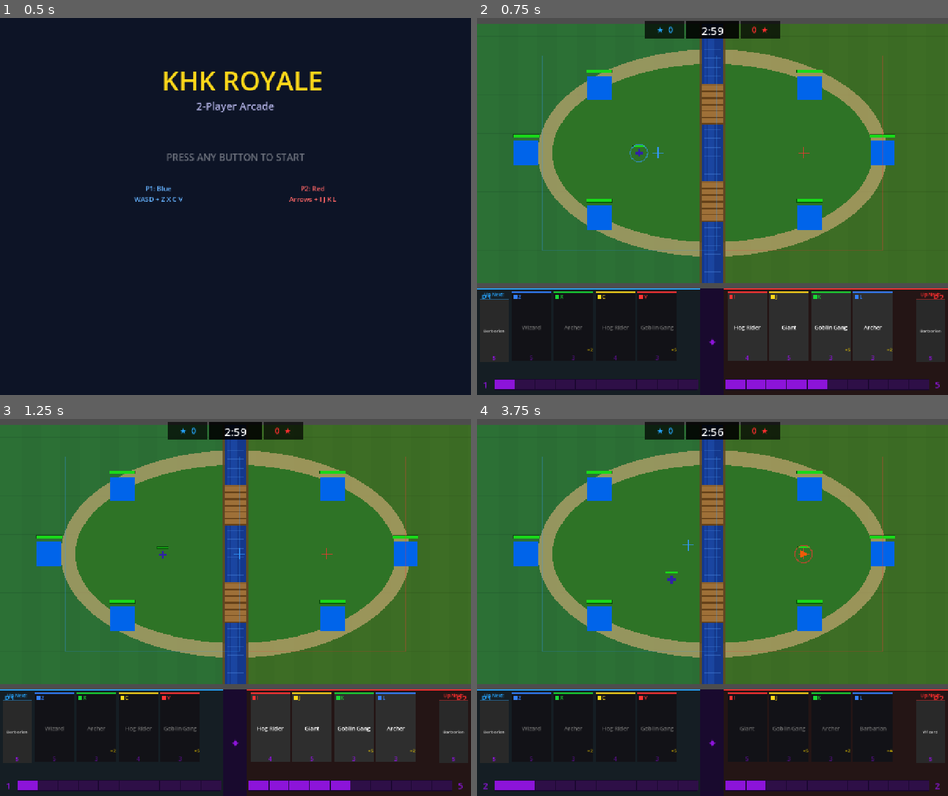
Above: before the commit, frames 1-4 (two rows, left to right).
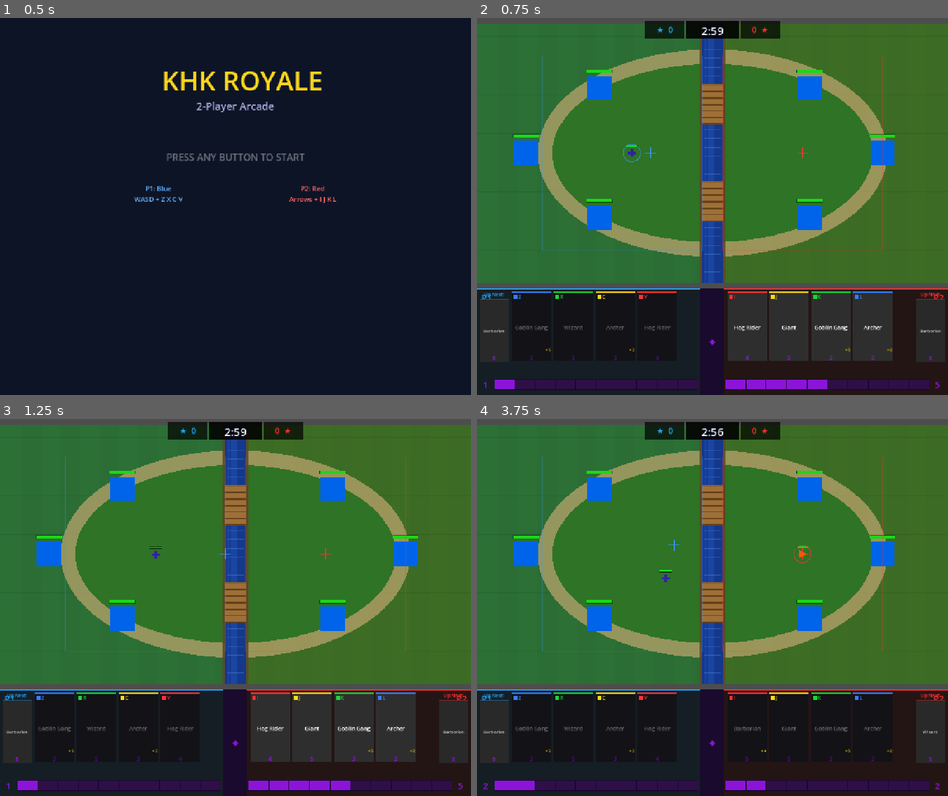
Above: after the commit, the same moments.

Repository: michaelcortese/khk-expo-2026
Game: Godot game, scene res://main_menu.tscn
Same seed, same stepped clock (60 frames per second), same inputs: the game is played once before the commit and once after it.
Inputs:
- Up to frame 1 (0.5 s): no input
- Up to frame 2 (0.75 s): tap Enter at 0.5 s; hold D from 0.53 s (still down); tap Z at 0.6 s
- Up to frame 3 (1.25 s): keep holding D
- Up to frame 4 (3.75 s): tap Space at 1.25 s; release D at 1.28 s; hold S 1.28-2.03 s; tap X at 1.35 s; hold D 2.03-2.78 s; tap C at 2.1 s; tap Enter at 2.75 s; hold W 2.78-3.53 s; tap V at 2.85 s; hold A from 3.53 s (still down); tap I at 3.6 s

Frame 1 is identical in both runs. In frame 2, 0.6% of the frame differs, in the area x 8-71%, y 10-91%; in frame 3, 0.6%; in frame 4, 0.8%, in the area x 8-89%, y 10-91%.

Commit message:
Added sounds

Diff:
--- /dev/null
+++ b/scripts/audio_manager.gd
@@ -0,0 +1,304 @@
+extends Node
+# Procedurally synthesised audio — no external files, no licensing concerns.
+# All sounds are generated as AudioStreamWAV objects at startup.
+# Access via: get_tree().get_first_node_in_group("audio_manager")
+
+const RATE := 22050   # Hz — half of CD quality, still sounds fine for SFX
+
+var _sfx:    Dictionary = {}          # name → AudioStreamWAV
+var _pool:   Array[AudioStreamPlayer] = []
+var _pool_i: int = 0
+var _music:  AudioStreamPlayer
+
+func _ready() -> void:
+	add_to_group("audio_manager")
+	_build_sfx()
+	_build_pool()
+	_start_music()
+
+# ── Public API ────────────────────────────────────────────────────────────────
+
+func play(name: String, vol_db: float = 0.0) -> void:
+	if not _sfx.has(name):
+		return
+	var p := _pool[_pool_i % _pool.size()]
+	_pool_i += 1
+	p.stream    = _sfx[name]
+	p.volume_db = vol_db
+	p.play()
+
+func stop_music() -> void:
+	if _music:
+		var tw := create_tween()
+		tw.tween_property(_music, "volume_db", -80.0, 1.5)
+		tw.tween_callback(_music.stop)
+
+# ── SFX construction ──────────────────────────────────────────────────────────
+
+func _build_sfx() -> void:
+	_sfx["deploy"]        = _make_deploy()
+	_sfx["hit"]           = _make_hit()
+	_sfx["arrow"]         = _make_arrow()
+	_sfx["tower_hit"]     = _make_tower_hit()
+	_sfx["tower_destroy"] = _make_tower_destroy()
+	_sfx["crown"]         = _make_crown()
+	_sfx["victory"]       = _make_victory()
+
+func _build_pool() -> void:
+	for _i in range(10):
+		var p := AudioStreamPlayer.new()
+		p.bus        = "Master"
+		p.volume_db  = -4.0
+		add_child(p)
+		_pool.append(p)
+
+func _start_music() -> void:
+	_music           = AudioStreamPlayer.new()
+	_music.bus       = "Master"
+	_music.volume_db = -14.0
+	add_child(_music)
+	_music.stream = _make_music()
+	_music.play()
+
+# ── WAV encoding ──────────────────────────────────────────────────────────────
+
+func _to_wav(buf: PackedFloat32Array, loop: bool = false) -> AudioStreamWAV:
+	var wav        := AudioStreamWAV.new()
+	wav.format      = 1   # FORMAT_16_BIT
+	wav.stereo      = false
+	wav.mix_rate    = RATE
+	if loop:
+		wav.loop_mode  = 1   # LOOP_FORWARD
+		wav.loop_begin = 0
+		wav.loop_end   = buf.size()
+	var bytes := PackedByteArray()
+	bytes.resize(buf.size() * 2)
+	for i in range(buf.size()):
+		var v := int(clampf(buf[i], -1.0, 1.0) * 32767.0)
+		bytes[i * 2]     = v & 0xFF
+		bytes[i * 2 + 1] = (v >> 8) & 0xFF
+	wav.data = bytes
+	return wav
+
+# ── Oscillators ───────────────────────────────────────────────────────────────
+
+func _sin(f: float, t: float) -> float:
+	return sin(TAU * f * t)
+
+func _sqr(f: float, t: float) -> float:
+	return 1.0 if fmod(f * t, 1.0) < 0.5 else -1.0
+
+func _saw(f: float, t: float) -> float:
+	return fmod(f * t, 1.0) * 2.0 - 1.0
+
+# ADSR — returns amplitude 0..1 given elapsed time t and total duration dur
+func _adsr(t: float, dur: float, a: float, d: float, s: float, r: float) -> float:
+	if t < 0.0:                 return 0.0
+	if t < a:                   return t / a
+	t -= a
+	if t < d:                   return lerp(1.0, s, t / d)
+	t -= d
+	var hold := maxf(0.0, dur - a - d - r)
+	if t < hold:                return s
+	t -= hold
+	if t < r:                   return lerp(s, 0.0, t / r)
+	return 0.0
+
+# ── Individual sound generators ───────────────────────────────────────────────
+
+func _make_deploy() -> AudioStreamWAV:
+	# Card-play: downward pitch sweep + bass thud
+	var dur := 0.28
+	var n   := int(dur * RATE)
+	var buf := PackedFloat32Array(); buf.resize(n)
+	for i in range(n):
+		var t   := float(i) / RATE
+		var env := _adsr(t, dur, 0.005, 0.06, 0.0, 0.20)
+		var f: float = lerp(520.0, 160.0, t / dur)      # pitch glide down
+		var v   := _sin(f, t) * 0.55 + _sin(f * 1.5, t) * 0.18
+		var thud_env := _adsr(t, dur, 0.003, 0.10, 0.0, 0.12)
+		v += _sin(75.0, t) * thud_env * 0.65
+		buf[i] = v * env * 0.75
+	return _to_wav(buf)
+
+func _make_hit() -> AudioStreamWAV:
+	# Melee sword clash — metallic crack + tone
+	var dur := 0.18
+	var n   := int(dur * RATE)
+	var buf := PackedFloat32Array(); buf.resize(n)
+	var rng := RandomNumberGenerator.new(); rng.seed = 3141
+	for i in range(n):
+		var t   := float(i) / RATE
+		var env := _adsr(t, dur, 0.001, 0.012, 0.0, 0.14)
+		var v   := _sin(1150.0, t) * 0.35 + _sin(2300.0, t) * 0.18 + _sin(3800.0, t) * 0.08
+		v += (rng.randf() * 2.0 - 1.0) * exp(-t * 55.0) * 0.55  # noise crack
+		buf[i] = v * env * 0.85
+	return _to_wav(buf)
+
+func _make_arrow() -> AudioStreamWAV:
+	# Ranged shot — quick whoosh
+	var dur := 0.18
+	var n   := int(dur * RATE)
+	var buf := PackedFloat32Array(); buf.resize(n)
+	var rng := RandomNumberGenerator.new(); rng.seed = 2718
+	for i in range(n):
+		var t   := float(i) / RATE
+		var env := _adsr(t, dur, 0.005, 0.04, 0.20, 0.08)
+		var f: float = lerp(700.0, 280.0, t / dur)
+		var v   := _sin(f, t) * 0.30 + (rng.randf() * 2.0 - 1.0) * 0.35
+		buf[i] = v * env * 0.60
+	return _to_wav(buf)
+
+func _make_tower_hit() -> AudioStreamWAV:
+	# Stone/wood impact when tower takes damage
+	var dur := 0.24
+	var n   := int(dur * RATE)
+	var buf := PackedFloat32Array(); buf.resize(n)
+	var rng := RandomNumberGenerator.new(); rng.seed = 9999
+	for i in range(n):
+		var t   := float(i) / RATE
+		var env := _adsr(t, dur, 0.002, 0.06, 0.08, 0.14)
+		var v   := _sin(110.0, t) * 0.50 + _sin(75.0, t) * 0.30
+		v += (rng.randf() * 2.0 - 1.0) * exp(-t * 22.0) * 0.45
+		buf[i] = v * env * 0.80
+	return _to_wav(buf)
+
+func _make_tower_destroy() -> AudioStreamWAV:
+	# Big explosion-like boom
+	var dur := 0.85
+	var n   := int(dur * RATE)
+	var buf := PackedFloat32Array(); buf.resize(n)
+	var rng := RandomNumberGenerator.new(); rng.seed = 1234
+	for i in range(n):
+		var t   := float(i) / RATE
+		var crack := (rng.randf() * 2.0 - 1.0) * exp(-t * 28.0) * 0.70
+		var rumble := _sin(55.0, t) * exp(-t * 3.8) * 0.80
+		rumble    += _sin(85.0, t) * exp(-t * 5.0)  * 0.45
+		rumble    += _sin(120.0, t) * exp(-t * 6.5) * 0.25
+		var noise := (rng.randf() * 2.0 - 1.0) * exp(-t * 5.5) * 0.45
+		buf[i] = clampf(crack + rumble + noise, -1.0, 1.0) * 0.95
+	return _to_wav(buf)
+
+func _make_crown() -> AudioStreamWAV:
+	# Ascending chime arpeggio: C5 → E5 → G5 → C6
+	var dur    := 0.75
+	var n      := int(dur * RATE)
+	var buf    := PackedFloat32Array(); buf.resize(n)
+	var notes  := [523.0, 659.0, 784.0, 1047.0]
+	var delays := [0.00,  0.12,  0.24,  0.38 ]
+	for i in range(n):
+		var t := float(i) / RATE
+		var v := 0.0
+		for ni in range(notes.size()):
+			var nt: float = t - float(delays[ni])
+			if nt < 0.0:
+				continue
+			var note_dur: float = dur - float(delays[ni])
+			var e: float = _adsr(nt, note_dur, 0.004, 0.04, 0.35, 0.35) * maxf(0.0, 1.0 - nt / note_dur)
+			v += (_sin(float(notes[ni]), nt) * 0.45 + _sin(float(notes[ni]) * 2.0, nt) * 0.18) * e
+		buf[i] = clampf(v, -1.0, 1.0) * 0.72
+	return _to_wav(buf)
+
+func _make_victory() -> AudioStreamWAV:
+	# Short ascending fanfare (C major arpeggio)
+	var dur     := 1.6
+	var n       := int(dur * RATE)
+	var buf     := PackedFloat32Array(); buf.resize(n)
+	var mel     := [262.0, 330.0, 392.0, 523.0, 523.0]
+	var timings := [0.00,  0.16,  0.32,  0.48,  0.68 ]
+	var lengths := [0.14,  0.14,  0.14,  0.20,  0.80 ]
+	for i in range(n):
+		var t := float(i) / RATE
+		var v := 0.0
+		for ni in range(mel.size()):
+			var nt: float = t - float(timings[ni])
+			if nt < 0.0 or nt > float(lengths[ni]) + 0.4:
+				continue
+			var e: float = _adsr(nt, float(lengths[ni]) + 0.4, 0.006, 0.05, 0.5, 0.30)
+			v += (_sin(float(mel[ni]), nt) * 0.5 + _sqr(float(mel[ni]), nt) * 0.18) * e * 0.42
+		buf[i] = clampf(v, -1.0, 1.0)
+	return _to_wav(buf)
+
+# ── Background music (pre-synthesised 8-bar loop) ────────────────────────────
+#
+# A minor feel: Am - F - C - G (2 bars each = 8 bars total at 118 BPM)
+# Layers: bass, pad, sparse pentatonic lead, kick/snare/hi-hat
+
+func _make_music() -> AudioStreamWAV:
+	var bpm    := 118.0
+	var beat   := 60.0 / bpm
+	var bar    := beat * 4.0
+	var bars   := 8
+	var dur    := bar * float(bars)
+	var n      := int(dur * RATE)
+	var buf    := PackedFloat32Array(); buf.resize(n)
+	var rng    := RandomNumberGenerator.new(); rng.seed = 7777
+
+	# Chord table (2 bars each): Am F C G Am F C G
+	# Root, third, fifth in Hz (mid-register)
+	var chord_roots  := [220.0, 174.6, 261.6, 196.0,  220.0, 174.6, 261.6, 196.0]
+	var chord_thirds := [261.6, 220.0, 329.6, 246.9,  261.6, 220.0, 329.6, 246.9]
+	var chord_fifths := [329.6, 261.6, 392.0, 293.7,  329.6, 261.6, 392.0, 293.7]
+
+	# A-minor pentatonic melody notes
+	var penta := [440.0, 523.3, 587.3, 659.3, 784.0, 880.0, 1046.5]
+	# Sparse melody pattern (which 16th-note positions play): 16 slots per bar
+	var mel_pat := [true, false, false, false,  true, false, true, false,
+					false, false, true, false,  false, true, false, false]
+
+	for i in range(n):
+		var t        := float(i) / RATE
+		var bar_idx  := int(t / bar) % bars
+		var beat_in  := fmod(t / beat, 4.0)         # 0..4 within bar
+		var sixteenth := int(beat_in * 4.0) % 16
+
+		var root:  float = float(chord_roots[bar_idx])
+		var third: float = float(chord_thirds[bar_idx])
+		var fifth: float = float(chord_fifths[bar_idx])
+		var v     := 0.0
+
+		# ── Bass ─────────────────────────────────────────────────────────────
+		# Plays root on beats 1&2, fifth on beats 3&4
+		var bass_f  := root * 0.5 if beat_in < 2.0 else fifth * 0.5
+		var note_t  := fmod(t, beat)
+		var bass_e  := _adsr(note_t, beat, 0.010, 0.08, 0.60, 0.18)
+		v += (_sin(bass_f, t) * 0.65 + _sin(bass_f * 2.0, t) * 0.22) * bass_e * 0.38
+
+		# ── Pad (chord strum on beats 1 and 3) ───────────────────────────────
+		var strum_t  := fmod(beat_in, 2.0) * beat   # time since last strum
+		var pad_e    := exp(-strum_t * 0.9) * 0.38
+		v += (_sin(root, t) * 0.28 + _sin(third, t) * 0.28 + _sin(fifth, t) * 0.28
+			  + _sin(root * 2.0, t) * 0.16) * pad_e * 0.30
+
+		# ── Melody (sparse, pentatonic) ───────────────────────────────────────
+		if bool(mel_pat[sixteenth]):
+			var mel_f: float = float(penta[(bar_idx * 3 + sixteenth) % penta.size()])
+			var mel_t2 := fmod(t, beat * 0.25)
+			var mel_e  := _adsr(mel_t2, beat * 0.25, 0.004, 0.04, 0.30, 0.12)
+			v += _sin(mel_f, t) * mel_e * 0.18
+
+		# ── Kick (beats 1 and 3) ─────────────────────────────────────────────
+		var bi1 := beat_in
+		var bi3 := beat_in - 2.0
+		for bi: float in [bi1, bi3]:
+			if bi >= 0.0 and bi < 0.06:
+				var ke: float = exp(-bi * 60.0)
+				var kf: float = 80.0 - bi * 500.0
+				v += _sin(maxf(kf, 30.0), t) * ke * 0.58
+
+		# ── Snare (beats 2 and 4) ─────────────────────────────────────────────
+		var bi2 := beat_in - 1.0
+		var bi4 := beat_in - 3.0
+		for bi: float in [bi2, bi4]:
+			if bi >= 0.0 and bi < 0.05:
+				v += (rng.randf() * 2.0 - 1.0) * exp(-bi * 50.0) * 0.38
+				v += _sin(220.0, t) * exp(-bi * 50.0) * 0.15
+
+		# ── Hi-hat (every 16th note) ──────────────────────────────────────────
+		var hat_t := fmod(t, beat * 0.25)
+		if hat_t < 0.018:
+			v += (rng.randf() * 2.0 - 1.0) * exp(-hat_t * 300.0) * 0.10
+
+		buf[i] = clampf(v, -1.0, 1.0) * 0.85
+
+	return _to_wav(buf, true)
--- a/scripts/deck.gd
+++ b/scripts/deck.gd
@@ -23,12 +23,13 @@
 	_sync_hand()
 
 # Play the card at slot_index (0-3).
-# Played card goes to the back; next_card slides into the vacated slot.
+# next_card drops into the played slot; other slots stay in place.
 # Returns the played CardData so the caller can spawn the troop.
 func use_card(slot_index: int) -> CardData:
 	var used: CardData = _queue[slot_index]
-	_queue.remove_at(slot_index)
-	_queue.append(used)
+	_queue[slot_index] = _queue[HAND_SIZE]  # next_card fills the played slot
+	_queue.remove_at(HAND_SIZE)             # close the gap at position 4
+	_queue.append(used)                     # played card goes to back of queue
 	_sync_hand()
 	return used
 
--- a/scripts/game_manager.gd
+++ b/scripts/game_manager.gd
@@ -39,6 +39,15 @@
 	_setup_hud()
 	_fit_camera_above_hud()
 	_setup_river_walls()
+	_setup_audio()
+
+var _audio: Node = null
+
+func _setup_audio() -> void:
+	var script := load("res://scripts/audio_manager.gd")
+	_audio = script.new()
+	_audio.name = "AudioManager"
+	add_child(_audio)
 
 func _setup_field() -> void:
 	var field_script := load("res://scripts/field_bg.gd")
@@ -207,7 +216,7 @@
 	_p1_controller.player_index = 0
 	_p1_controller.joy_device   = 0
 	_p1_controller.zone_min     = Vector2(60,  0)
-	_p1_controller.zone_max     = Vector2(490, 480)
+	_p1_controller.zone_max     = Vector2(455, 480)
 	_p1_controller.cursor_color = Color(0.2, 0.6, 1.0, 0.9)
 	add_child(_p1_controller)
 	_p1_controller.card_played.connect(_on_card_played.bind(0))
@@ -216,7 +225,7 @@
 	_p2_controller.name         = "P2Controller"
 	_p2_controller.player_index = 1
 	_p2_controller.joy_device   = 1
-	_p2_controller.zone_min     = Vector2(510, 0)
+	_p2_controller.zone_min     = Vector2(505, 0)
 	_p2_controller.zone_max     = Vector2(900, 480)
 	_p2_controller.cursor_color = Color(1.0, 0.2, 0.2, 0.9)
 	add_child(_p2_controller)
@@ -271,6 +280,11 @@
 	# Screen shake — bigger for king tower
 	_shake_camera(8.0 if is_king else 4.0, 0.35)
 
+	# Audio
+	if _audio:
+		_audio.play("tower_destroy", 2.0 if is_king else 0.0)
+		_audio.play("crown")
+
 	# Particle burst + crown pop
 	_spawn_tower_burst(tower.position, is_king)
 	_spawn_crown_pop(tower.position)
@@ -318,11 +332,11 @@
 	var y_max: float   = 240.0 if top_lane else 480.0
 
 	if owner == 1:
-		# P2's princess died → P1 gets the quarter near P2's princess (x 490 → 730)
-		attacker_ctrl.add_zone(Rect2(490, y_min, 240, y_max - y_min))
+		# P2's princess died → P1 gets the quarter near P2's princess (x 455 → 730)
+		attacker_ctrl.add_zone(Rect2(455, y_min, 275, y_max - y_min))
 	else:
-		# P1's princess died → P2 gets the quarter near P1's princess (x 260 → 510)
-		attacker_ctrl.add_zone(Rect2(260, y_min, 250, y_max - y_min))
+		# P1's princess died → P2 gets the quarter near P1's princess (x 260 → 505)
+		attacker_ctrl.add_zone(Rect2(260, y_min, 245, y_max - y_min))
 
 func _end_regular_time() -> void:
 	if _p1_crowns > _p2_crowns:
@@ -391,6 +405,9 @@
 
 func _declare_winner(player_idx: int) -> void:
 	_game_over = true
+	if _audio:
+		_audio.stop_music()
+		_audio.play("victory", -2.0)
 	_show_end_screen("PLAYER %d WINS!" % (player_idx + 1), _p1_crowns, _p2_crowns)
 
 func _show_end_screen(msg: String, p1c: int = 0, p2c: int = 0) -> void:
@@ -498,6 +515,8 @@
 
 	if elixir < float(card.cost):
 		return
+	if _audio:
+		_audio.play("deploy")
 
 	if player_idx == 0:
 		p1_elixir -= float(card.cost)
--- a/scripts/tower.gd
+++ b/scripts/tower.gd
@@ -2,6 +2,8 @@
 extends StaticBody2D
 
 signal destroyed
+
+var _audio: Node = null
 
 var owner_player: int   = 0
 var is_king_tower: bool = false
@@ -24,6 +26,7 @@
 	_is_active = not is_king_tower   # princess towers are always active
 	add_to_group("towers")
 	queue_redraw()
+	_audio = get_tree().get_first_node_in_group("audio_manager")
 
 func activate() -> void:
 	_is_active = true
@@ -95,6 +98,10 @@
 	hp = max(0, hp - amount)
 	queue_redraw()
 	_spawn_damage_number(amount)
+	if _audio == null:
+		_audio = get_tree().get_first_node_in_group("audio_manager")
+	if _audio:
+		_audio.play("tower_hit", -6.0)
 	if hp == 0:
 		_die()
 
--- a/scripts/troop_unit.gd
+++ b/scripts/troop_unit.gd
@@ -15,6 +15,8 @@
 var is_ranged: bool               = false
 var is_splash: bool               = false
 var splash_radius: float          = 0.0
+
+var _audio: Node = null
 
 var _target: Node2D              = null
 var _enemy_king_pos: Vector2     = Vector2.ZERO
@@ -230,8 +232,16 @@
 		if _target != null and is_instance_valid(_target):
 			if is_ranged:
 				_spawn_arrow()
+				_play_sfx("arrow", -8.0)
 			else:
 				_target.call("take_damage", attack_damage)
+				_play_sfx("hit", -6.0)
+
+func _play_sfx(name: String, vol: float = 0.0) -> void:
+	if _audio == null:
+		_audio = get_tree().get_first_node_in_group("audio_manager")
+	if _audio:
+		_audio.play(name, vol)
 
 func _spawn_arrow() -> void:
 	if _target == null or not is_instance_valid(_target):
Not shown, added: scripts/audio_manager.gd.uid
